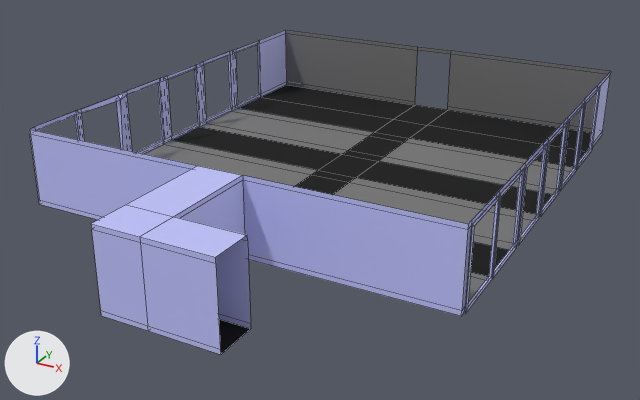
The FBX model Assets/3D_Models/lvl1.fbx as it was, and as the next commit left it.
Camera for both pictures: a 50 mm camera at (18.0, -46.1, 15.7) aimed at (0.6, -14.5, -0.1). Arrows for +X, +Y and +Z are at lower left; the lights stay in place. Mesh edges are drawn as thin lines. Where no turn or scale is listed for an object, it has been applied to the vertices.

Script lines for the objects in view, before the commit:
```python
me_lvl1 = bpy.data.meshes.new('lvl1')
me_lvl1.from_pydata(...)  # 273 vertices, 239 faces; spans x -9.8..9.8, y -26.9..0.0, z 0.0..3.4
# faces by material slot: [25, 190, 24]
me_lvl1.materials.append(mat_lvl1flor1)  # grey #757575
me_lvl1.materials.append(mat_lvl1wall)  # blue #c2c5ff
me_lvl1.materials.append(mat_lvl1floor2)  # black #000000
ob_lvl1 = bpy.data.objects.new('lvl1', me_lvl1)
ob_lvl1.location = (0.0, 0.0, 0.0)
```
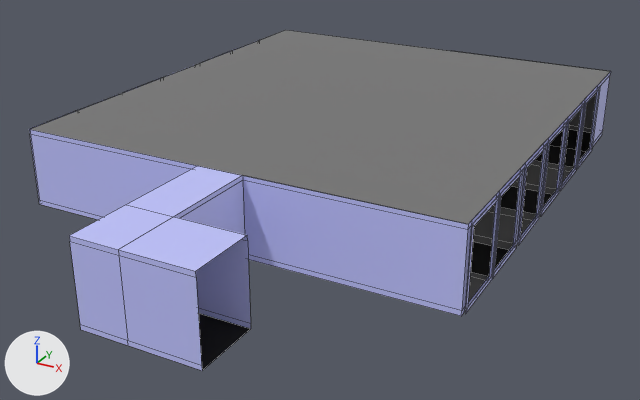
Location of each change, [x1, y1, x2, y2] in pixels of the pictures (640 x 400 px; the box of a moved part takes in the faces that stretch with it):
'lvl1', reshaped: before [29, 30, 611, 355]; after [29, 40, 611, 371]
'lvl1roof', added: after [31, 30, 610, 224]
part 1 of me_lvl1, moved or reshaped: before [91, 205, 250, 355]; after [69, 205, 250, 371]

The change, as a list of edits to the scene's bpy script:
```text
Change me_lvl1:
    where me_lvl1.from_pydata(...)  # 273 vertices, 239 faces; spans x -9.8..9.8, y -26.9..0.0, z 0.0..3.4
    used by ob_lvl1; location = (0.0, 0.0, 0.0)
    me_lvl1 part 1: all 12 vertices in x -1.0..3.9, y -26.9, z 0.0..3.4 are moved by (0.0, -1.0, 0.0)
Add me_lvl1_001:
    me_lvl1_001.from_pydata([(-9.7, -21.0, 3.4), (9.7, -21.0, 3.4), (-9.7, 0.0, 3.4), (9.7, 0.0, 3.4)], [], [(2, 3, 1, 0)])
    me_lvl1_001.materials.append(mat_lvl1flor1)  # grey #757575
Add ob_lvl1roof:
    ob_lvl1roof = bpy.data.objects.new('lvl1roof', me_lvl1_001)
    ob_lvl1roof.location = (0.0, 0.0, 0.0)
```
